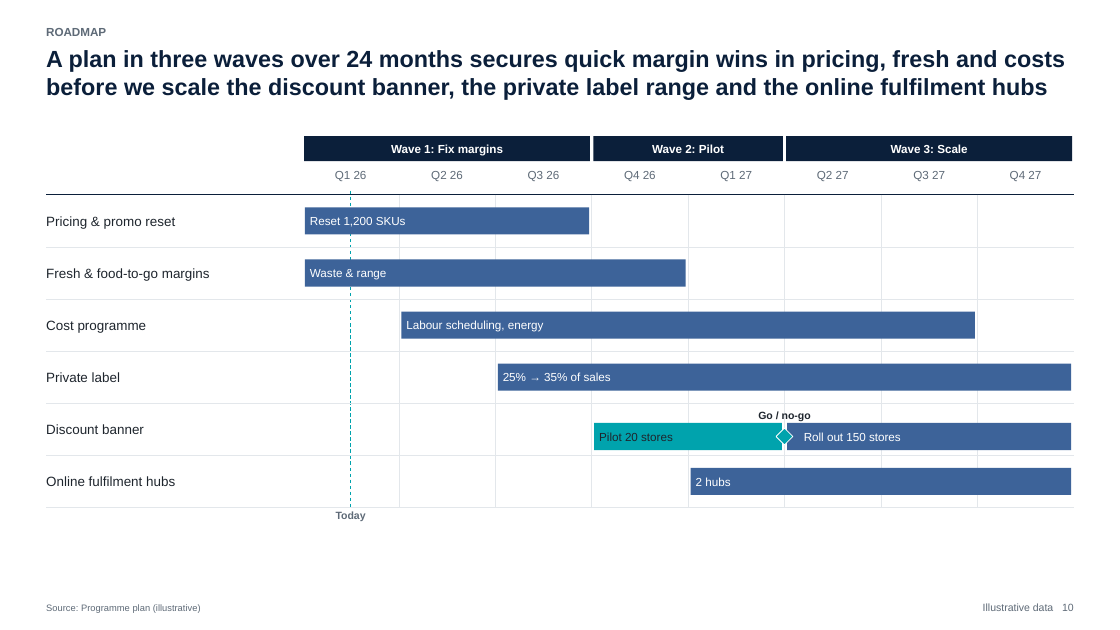
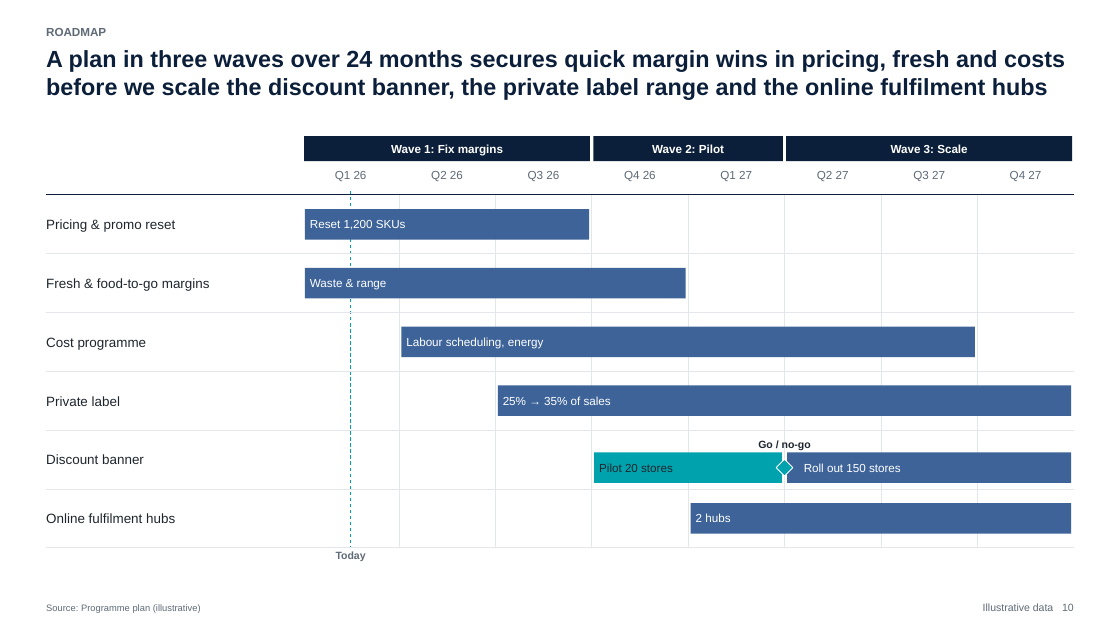
Before and after one commit to diegonievesdesantos-oss/MBBslides, a slide deck: slide 10 of examples/alvora/output/1_draft/deck.pptx. Drawn at 1120x630 pixels with LibreOffice and Linux fonts; fonts in the diff are those of the drawing. Boxes give left, top, right and bottom in pixels: in the first picture for what was removed or moved away, otherwise in the second. Text is boxed around its words. In the diff, an @@ line names an element or a change of style, - is before the commit and + after.

```diff
--- a/examples/alvora/output/1_draft/deck.pptx
+++ b/examples/alvora/output/1_draft/deck.pptx
@@ rectangle: place and size @@
-rectangle at (305,208,589,234)
+rectangle at (305,209,589,239)
@@ line moved from (350, 191) - (350, 507) to (350, 191) - (350, 548) @@
@@ line moved from (399, 195) - (399, 507) to (399, 195) - (399, 548) @@
@@ line moved from (496, 195) - (496, 507) to (496, 195) - (496, 548) @@
@@ line moved from (592, 195) - (592, 507) to (592, 195) - (592, 548) @@
@@ line moved from (688, 195) - (688, 507) to (688, 195) - (688, 548) @@
@@ line moved from (785, 195) - (785, 507) to (785, 195) - (785, 548) @@
@@ line moved from (881, 195) - (881, 507) to (881, 195) - (881, 548) @@
@@ line moved from (978, 195) - (978, 507) to (978, 195) - (978, 548) @@
@@ text "Fresh & food-to-go margins": place and size @@
-text "Fresh & food-to-go margins" at (46,268,210,281)
+text "Fresh & food-to-go margins" at (46,278,210,291)
@@ line moved from (46, 247) - (1074, 247) to (46, 254) - (1074, 254) @@
@@ rectangle: place and size @@
-rectangle at (305,260,686,287)
+rectangle at (305,268,686,298)
@@ text "Waste & range": place and size @@
-text "Waste & range" at (310,269,387,280)
+text "Waste & range" at (310,279,387,290)
@@ text "Cost programme": place and size @@
-text "Cost programme" at (46,320,147,333)
+text "Cost programme" at (46,337,147,350)
@@ 1 text, 1 line, 1 rectangle: place and size @@
-1 text, 1 line, 1 rectangle at (46,299,1074,339)
+1 text, 1 line, 1 rectangle at (46,313,1074,357)
@@ text "Private label": place and size @@
-text "Private label" at (46,372,120,382)
+text "Private label" at (46,396,120,406)
@@ 1 text, 1 line, 1 rectangle: place and size @@
-1 text, 1 line, 1 rectangle at (46,351,1074,391)
+1 text, 1 line, 1 rectangle at (46,371,1074,416)
@@ text "Discount banner": place and size @@
-text "Discount banner" at (46,424,144,434)
+text "Discount banner" at (46,454,144,464)
@@ line moved from (46, 403) - (1074, 403) to (46, 430) - (1074, 430) @@
@@ 3 texts, 2 rectangles, 1 diamond: place and size @@
-3 texts, 2 rectangles, 1 diamond at (594,411,1071,450)
+3 texts, 2 rectangles, 1 diamond at (594,440,1071,483)
@@ text "Online fulfilment hubs": place and size @@
-text "Online fulfilment hubs" at (46,476,175,486)
+text "Online fulfilment hubs" at (46,513,175,523)
@@ line moved from (46, 455) - (1074, 455) to (46, 489) - (1074, 489) @@
@@ rectangle: place and size @@
-rectangle at (691,468,1071,495)
+rectangle at (691,503,1071,534)
@@ text "2 hubs": place and size @@
-text "2 hubs" at (696,477,730,486)
+text "2 hubs" at (696,513,730,522)
@@ line moved from (46, 507) - (1074, 507) to (46, 548) - (1074, 548) @@
@@ text "Today": place and size @@
-text "Today" at (336,511,366,521)
+text "Today" at (336,551,366,561)
```
Also in this commit, not shown: 1 other slide changed, 54 other files.
